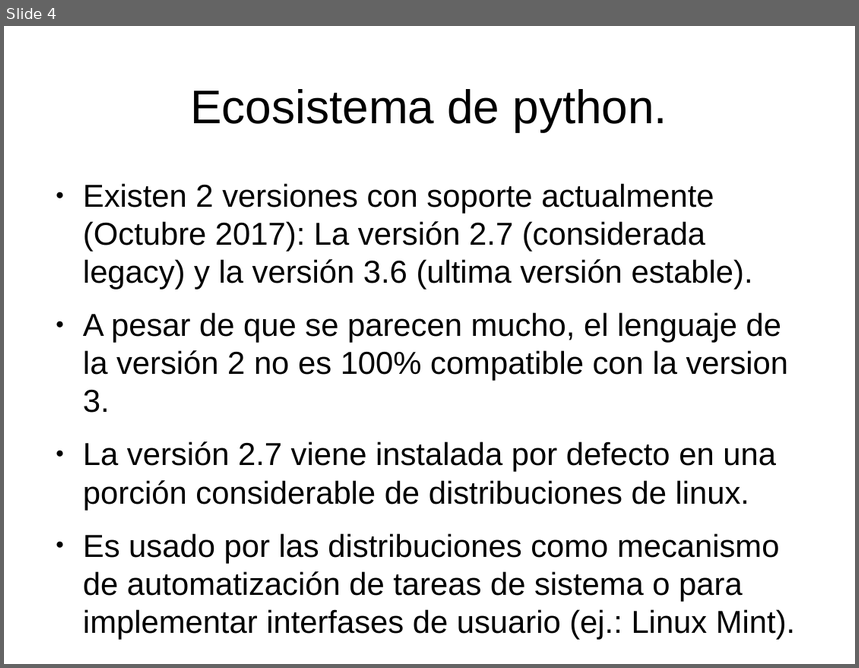
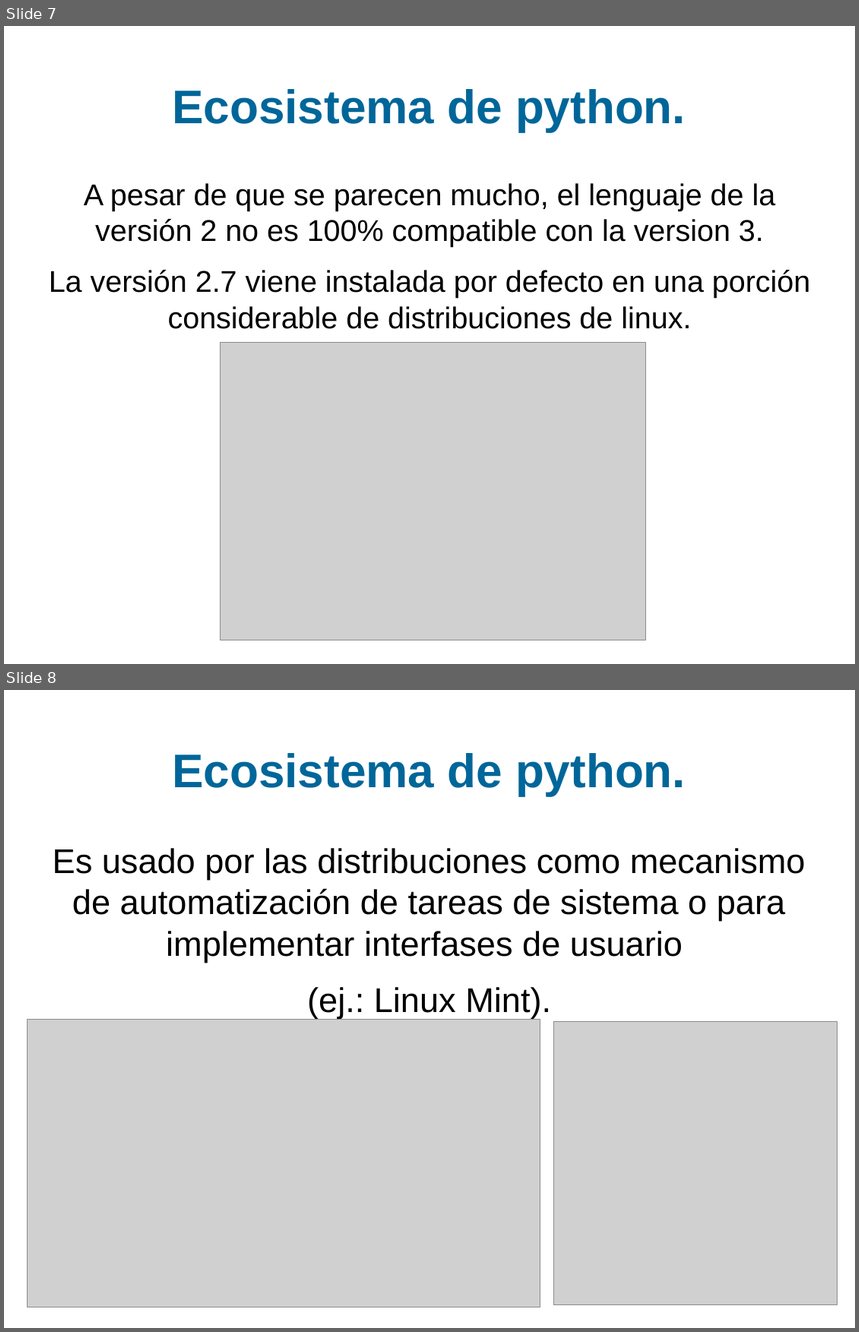
Before and after one commit to joksan/Presentaciones, a slide deck: Breve introduccion a Python/Breve introduccion a Python.odp. Shown one above the other, each under a label of ours: slide 4 before the commit, slides 7 and 8 after it. The pictures are 859x668 and 859x1332 pixels, drawn with LibreOffice and Linux fonts; fonts in the diff are those of the drawing; grey boxes stand for pictures. Boxes give left, top, right and bottom in pixels: in the first picture for what was removed or moved away, otherwise in the second. Text is boxed around its words. In the diff, an @@ line names an element or a change of style, - is before the commit and + after.

Commit message:
cambios de detalles a presentacion de python.

```diff
--- a/Breve introduccion a Python/Breve introduccion a Python.odp
+++ b/Breve introduccion a Python/Breve introduccion a Python.odp
@@ slide 8 added at [4, 690, 855, 1328], background #FFFFFF @@
@@ title added at [173, 753, 686, 796], 44 pt, text #006699, bold @@
+Ecosistema de python.
@@ text added at [53, 848, 806, 1018], 32 pt, text #000000 @@
+Es usado por las distribuciones como mecanismo de automatización de tareas de sistema o para implementar interfases de usuario
+(ej.: Linux Mint).
@@ picture added at [27, 1019, 540, 1308] @@
@@ picture added at [554, 1021, 838, 1305] @@
@@ what was slide 4 is now slide 7 @@
@@ slide 7 changed as well @@
@@ title "Ecosistema de python." at [173, 89, 686, 132]: text colour #000000 to #006699, bold on @@
@@ text "A pesar de que se ..." at [49, 183, 810, 329]: size 29.6 to 28 pt; alignment left to centre; bullet ● to none @@
@@ text at [83, 183, 753, 290]: paragraph removed @@
-● Existen 2 versiones con soporte actualmente (Octubre 2017): La versión 2.7 (considerada legacy) y la versión 3.6 (ultima versión estable).
@@ picture added at [221, 343, 646, 641] @@
@@ text at [83, 534, 795, 640]: paragraph removed @@
-● Es usado por las distribuciones como mecanismo de automatización de tareas de sistema o para implementar interfases de usuario (ej.: Linux Mint).
```
Also in this commit, not shown: 16 other slides changed, 5 other slides added, 1 slide removed.
